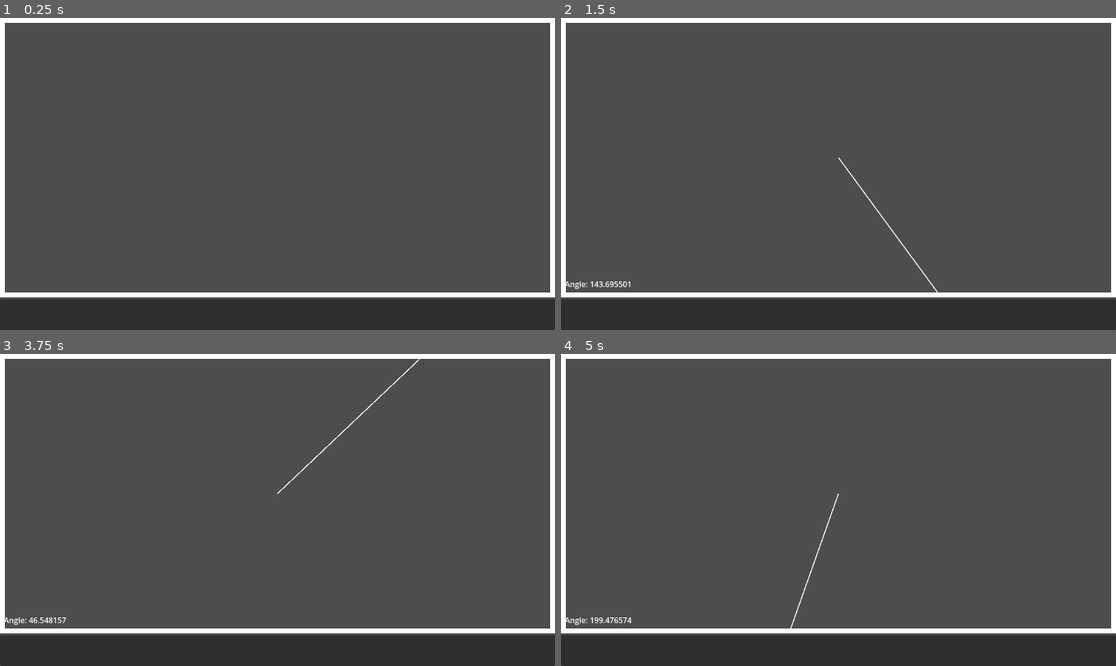
Above: before the commit, frames 1-4 (two rows, left to right).
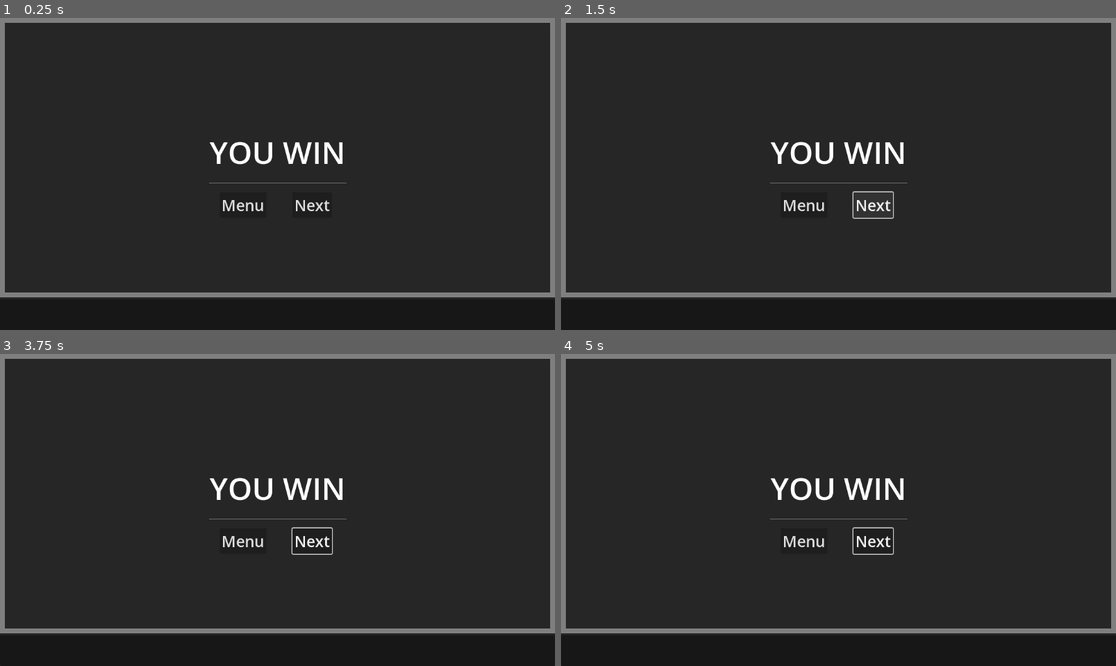
Above: after the commit, the same moments.

Repository: RCJacH/lazer_escape-Godot-game
Game: Godot game, scene res://src/core/level/level.tscn
Same seed, same stepped clock (60 frames per second), same inputs: the game is played once before the commit and once after it. The project has no main scene, so this scene is started directly.
Inputs (mouse positions are in pixels of both pictures, inside the frame that each line leads up to):
- Up to frame 1 (0.25 s): no input
- Up to frame 2 (1.5 s): click (805, 205) at 0.5 s, where only the run after the commit has a clickable "Menu"; click (871, 205) at 1.25 s, where only the run after the commit has a clickable "Next"
- Up to frame 3 (3.75 s): click (310, 541) at 2 s, where only the run after the commit has a clickable "Next"; click (310, 541) at 2.75 s, where only the run after the commit has a clickable "Next"; tap Enter at 3.5 s; drag from (277, 494) to (333, 441) at 3.52 s
- Up to frame 4 (5 s): tap Space at 4.25 s; drag from (727, 525) to (810, 572) at 4.27 s

The runs differ from the first frame. In frame 1, 90% of the frame differs, in the area x 0-100%, y 0-100%; in frame 2, 90%; in frame 3, 90%; in frame 4, 90%.

Commit message:
add LevelUI with win screen

Diff:
--- a/src/core/level/level.tscn
+++ b/src/core/level/level.tscn
@@ -1,8 +1,9 @@
-[gd_scene load_steps=5 format=3 uid="uid://brjygsbomddjk"]
+[gd_scene load_steps=6 format=3 uid="uid://brjygsbomddjk"]
 
 [ext_resource type="Script" path="res://src/core/level/level.gd" id="1_ybe1b"]
 [ext_resource type="PackedScene" uid="uid://12i7ql5u7day" path="res://src/core/level/level_boundaries/level_boundaries.tscn" id="2_bot5h"]
 [ext_resource type="Script" path="res://src/core/level/control_parser.gd" id="2_dnff1"]
+[ext_resource type="PackedScene" uid="uid://c55812kyqp767" path="res://src/core/level/level_ui/level_ui.tscn" id="5_qdvy7"]
 [ext_resource type="PackedScene" uid="uid://bfc3s2ded536f" path="res://src/core/level/level_boundaries/boundary_block.tscn" id="6_ssthp"]
 
 [node name="Level" type="Node2D"]
@@ -38,6 +39,8 @@
 custom_minimum_size = Vector2(0, 64)
 layout_mode = 2
 
+[node name="LevelUI" parent="." instance=ExtResource("5_qdvy7")]
+
 [connection signal="gui_input" from="CanvasLayer/Viewport/ControlParser" to="CanvasLayer/Viewport/ControlParser" method="_on_gui_input"]
 [connection signal="mouse_moved" from="CanvasLayer/Viewport/ControlParser" to="CanvasLayer/Viewport/ControlParser/LevelBoundaries" method="_on_control_parser_mouse_moved"]
 [connection signal="wheel_down_pressed" from="CanvasLayer/Viewport/ControlParser" to="CanvasLayer/Viewport/ControlParser/LevelBoundaries" method="_on_control_parser_wheel_down_pressed"]
--- /dev/null
+++ b/src/core/level/level_ui/level_ui.gd
@@ -0,0 +1,20 @@
+extends CanvasLayer
+class_name LevelUI
+
+signal return_to_menu()
+signal next_level()
+
+var has_next_level: bool = true
+
+
+func _ready() -> void:
+	if not has_next_level:
+		%NextLevel.visible = false
+
+
+func _on_menu_button_pressed():
+	return_to_menu.emit()
+
+
+func _on_next_button_pressed():
+	next_level.emit()
--- /dev/null
+++ b/src/core/level/level_ui/level_ui.tscn
@@ -0,0 +1,80 @@
+[gd_scene load_steps=2 format=3 uid="uid://c55812kyqp767"]
+
+[ext_resource type="Script" path="res://src/core/level/level_ui/level_ui.gd" id="1_be860"]
+
+[node name="LevelUI" type="CanvasLayer"]
+script = ExtResource("1_be860")
+
+[node name="ColorRect" type="ColorRect" parent="."]
+anchors_preset = 15
+anchor_right = 1.0
+anchor_bottom = 1.0
+grow_horizontal = 2
+grow_vertical = 2
+size_flags_horizontal = 3
+size_flags_vertical = 3
+color = Color(0, 0, 0, 0.501961)
+metadata/_edit_lock_ = true
+
+[node name="CenterContainer" type="CenterContainer" parent="."]
+anchors_preset = 15
+anchor_right = 1.0
+anchor_bottom = 1.0
+grow_horizontal = 2
+grow_vertical = 2
+size_flags_horizontal = 3
+size_flags_vertical = 3
+metadata/_edit_use_anchors_ = true
+metadata/_edit_lock_ = true
+
+[node name="WinScreen" type="Panel" parent="CenterContainer"]
+layout_mode = 2
+metadata/_edit_lock_ = true
+
+[node name="MarginContainer" type="MarginContainer" parent="CenterContainer/WinScreen"]
+layout_mode = 1
+anchors_preset = 15
+anchor_right = 1.0
+anchor_bottom = 1.0
+grow_horizontal = 2
+grow_vertical = 2
+metadata/_edit_use_anchors_ = true
+metadata/_edit_lock_ = true
+
+[node name="VBoxContainer" type="VBoxContainer" parent="CenterContainer/WinScreen/MarginContainer"]
+layout_mode = 2
+
+[node name="Label" type="Label" parent="CenterContainer/WinScreen/MarginContainer/VBoxContainer"]
+layout_mode = 2
+theme_override_font_sizes/font_size = 64
+text = "YOU WIN"
+horizontal_alignment = 1
+
+[node name="HSeparator" type="HSeparator" parent="CenterContainer/WinScreen/MarginContainer/VBoxContainer"]
+layout_mode = 2
+theme_override_constants/separation = 32
+
+[node name="HBoxContainer" type="HBoxContainer" parent="CenterContainer/WinScreen/MarginContainer/VBoxContainer"]
+layout_mode = 2
+
+[node name="Menu" type="CenterContainer" parent="CenterContainer/WinScreen/MarginContainer/VBoxContainer/HBoxContainer"]
+layout_mode = 2
+size_flags_horizontal = 3
+
+[node name="MenuButton" type="Button" parent="CenterContainer/WinScreen/MarginContainer/VBoxContainer/HBoxContainer/Menu"]
+layout_mode = 2
+theme_override_font_sizes/font_size = 32
+text = "Menu"
+
+[node name="NextLevel" type="CenterContainer" parent="CenterContainer/WinScreen/MarginContainer/VBoxContainer/HBoxContainer"]
+unique_name_in_owner = true
+layout_mode = 2
+size_flags_horizontal = 3
+
+[node name="NextButton" type="Button" parent="CenterContainer/WinScreen/MarginContainer/VBoxContainer/HBoxContainer/NextLevel"]
+layout_mode = 2
+theme_override_font_sizes/font_size = 32
+text = "Next"
+
+[connection signal="pressed" from="CenterContainer/WinScreen/MarginContainer/VBoxContainer/HBoxContainer/Menu/MenuButton" to="." method="_on_menu_button_pressed"]
+[connection signal="pressed" from="CenterContainer/WinScreen/MarginContainer/VBoxContainer/HBoxContainer/NextLevel/NextButton" to="." method="_on_next_button_pressed"]
